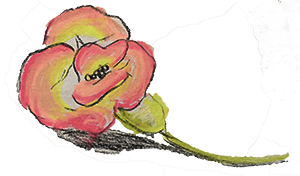
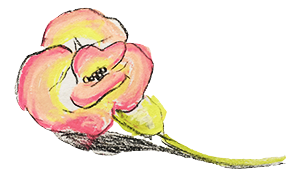
The second 300 x 176 image is a revision of the first. Changes to its layers:
renamed "Layer 0" to "Layer 1", painted on it over [left=4, top=0, right=300, bottom=176]
